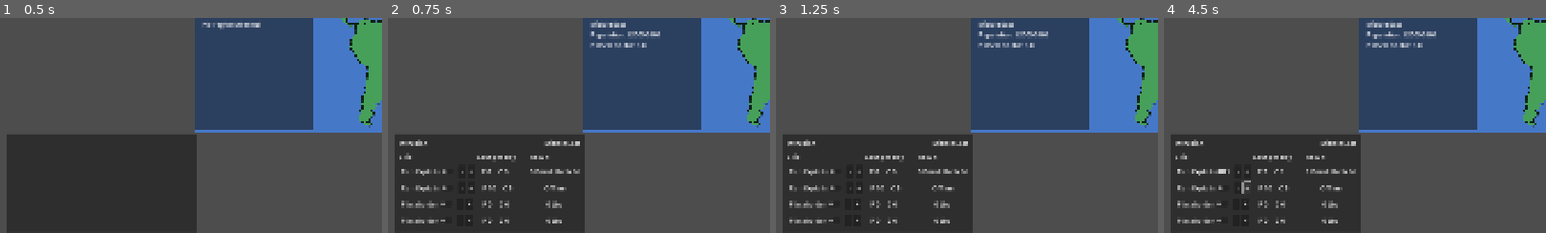
Above: before the commit, frames 1-4 (left to right).
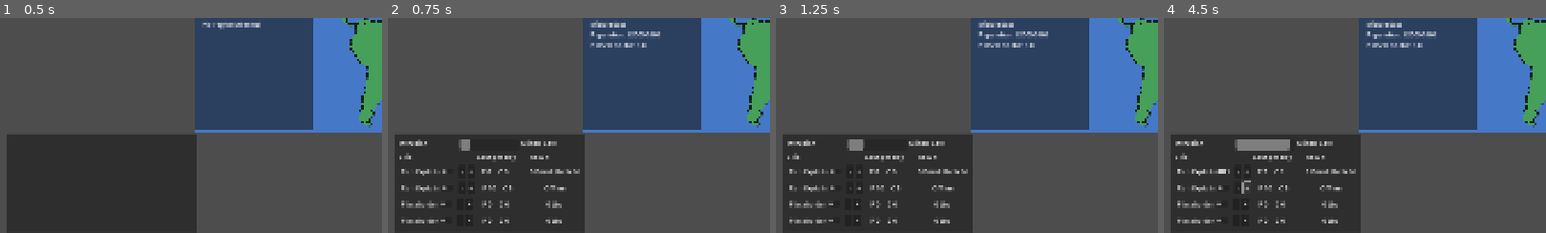
Above: after the commit, the same moments.

Repository: ChrisKnowles1987/Clippy
Game: Godot game, scene res://scenes/main.tscn
The game is run twice, just before and just after one commit, with the same random seed, the same clock (stepped at 60 frames per second) and the same inputs.
Inputs (mouse positions are % of the whole screen's width and height, from its top left):
- Up to frame 1 (0.5 s): no input
- Up to frame 2 (0.75 s): tap Enter at 0.5 s; move the mouse to (72, 45) at 0.52 s; click (72, 45) at 0.67 s
- Up to frame 3 (1.25 s): no input
- Up to frame 4 (4.5 s): click "Run Exploits" at 1.25 s; click "-" at 2 s; click "+" at 2.75 s; click "-" at 3.5 s; click "+" at 4.25 s
The pictures show only the part of the screen within x 0-50%, y 50-100%; the shares and areas given below are measured in that part.

Frame 1 is identical in both runs. In frame 2, 0.4% of the frame differs, in the area x 18-51%, y 56-62%; in frame 3, 0.5%; in frame 4, 1.1%.

Commit message:
add clock and progress bar to intrusion pannel

Diff:
--- a/scenes/main.tscn
+++ b/scenes/main.tscn
@@ -5,10 +5,10 @@
 [ext_resource type="Texture2D" uid="uid://cx5kw60po51el" path="res://assets/maps/clippy_world_region_borders_only.png" id="2_jyhfs"]
 [ext_resource type="Texture2D" uid="uid://svijuua5rs6w" path="res://assets/maps/clippy_world_region_id_map.png" id="3_tbgi4"]
 [ext_resource type="Script" uid="uid://d2urhygerw064" path="res://scripts/region_panel.gd" id="4_jyhfs"]
-[ext_resource type="Script" uid="uid://cs4yuxbiyfqgd" path="res://scenes/game_clock.gd" id="5_85g3d"]
-[ext_resource type="Script" uid="uid://bwwjkuldb6ob3" path="res://scenes/global_resource_manager.gd" id="6_choun"]
-[ext_resource type="Script" uid="uid://3x2p5s26n4tg" path="res://global_resource_panel.gd" id="6_tefeu"]
-[ext_resource type="Script" uid="uid://wt4h05hlh6px" path="res://scenes/region_manager.gd" id="6_ya4ey"]
+[ext_resource type="Script" uid="uid://cs4yuxbiyfqgd" path="res://scripts/game_clock.gd" id="5_85g3d"]
+[ext_resource type="Script" uid="uid://bwwjkuldb6ob3" path="res://scripts/global_resource_manager.gd" id="6_choun"]
+[ext_resource type="Script" uid="uid://3x2p5s26n4tg" path="res://scripts/global_resource_panel.gd" id="6_tefeu"]
+[ext_resource type="Script" uid="uid://wt4h05hlh6px" path="res://scripts/region_manager.gd" id="6_ya4ey"]
 [ext_resource type="Script" uid="uid://dnvulp6dsql5s" path="res://scripts/intrusion_skill_pannel_container.gd" id="7_o6xl0"]
 
 [sub_resource type="LabelSettings" id="LabelSettings_o6xl0"]
@@ -196,14 +196,20 @@
 [node name="Label" type="Label" parent="CanvasLayer/BottomSkillPannel/Control/MarginContainer/IntrusionSkillPannelContainer/TitleRowContainer"]
 custom_minimum_size = Vector2(0, 30)
 layout_mode = 2
-size_flags_horizontal = 2
+size_flags_horizontal = 3
 size_flags_vertical = 1
 text = "Intrusion"
 
+[node name="IntrusionSkillPannelDayProgressBar" type="ProgressBar" parent="CanvasLayer/BottomSkillPannel/Control/MarginContainer/IntrusionSkillPannelContainer/TitleRowContainer"]
+custom_minimum_size = Vector2(0, 30)
+layout_mode = 2
+size_flags_horizontal = 3
+show_percentage = false
+
 [node name="IntrusionSkillPannelRegionNameLabel" type="Label" parent="CanvasLayer/BottomSkillPannel/Control/MarginContainer/IntrusionSkillPannelContainer/TitleRowContainer"]
 custom_minimum_size = Vector2(0, 30)
 layout_mode = 2
-size_flags_horizontal = 10
+size_flags_horizontal = 3
 size_flags_vertical = 1
 text = "Region selected"
 
--- a/scenes/game_clock.gd
+++ b/scripts/game_clock.gd
@@ -10,6 +10,7 @@
 	initialize_game_date()
 	game_day_timer.timeout.connect(_on_game_day_timer_timeout)
 
+
 func initialize_game_date() -> void:
 	current_date = Time.get_date_dict_from_system()
 
@@ -21,3 +22,9 @@
 	var unix_time := Time.get_unix_time_from_datetime_dict(current_date)
 	unix_time += 86400
 	current_date = Time.get_datetime_dict_from_unix_time(unix_time)
+#get a timerstaamp for progress bar updates,  this is called in main on process() every frame
+func get_day_progress_percent() -> float:
+	if game_day_timer.wait_time <= 0:
+		return 0.0
+
+	return ((game_day_timer.wait_time - game_day_timer.time_left) / game_day_timer.wait_time) * 100.0
--- a/scripts/intrusion_skill_pannel_container.gd
+++ b/scripts/intrusion_skill_pannel_container.gd
@@ -1,5 +1,7 @@
 extends Control
 @onready var run_exploit_region_label = $TitleRowContainer/IntrusionSkillPannelRegionNameLabel
+
+@onready var day_progress_bar: ProgressBar = $TitleRowContainer/IntrusionSkillPannelDayProgressBar
 
 @onready var run_exploit_check_button = $SkillTableContainer/RunExploitRow/RunExploitButtonContainer/CheckButton
 @onready var run_exploit_plus_button = $SkillTableContainer/RunExploitRow/RunExploitButtonContainer/PlusButton
@@ -9,7 +11,7 @@
 @onready var run_exploit_compute_cost_label = $SkillTableContainer/RunExploitRow/RunExploitCostContainer/ComputeCostLabel
 @onready var run_exploit_pwn_output_value = $SkillTableContainer/RunExploitRow/RunExploitOutputContainer/RunExploitPwnOutputValue
 
-# scripts/intrusion_skill_pannel_container.gd
+
 @onready var global_resource_manager = get_node("/root/Node2D/GlobalResourceManager")
 
 
@@ -29,7 +31,8 @@
 	visible = true
 	refresh_ui()
 
-
+func update_day_progress(progress_percent: float) -> void:
+	day_progress_bar.value = progress_percent
 
 func refresh_ui() -> void:
 	if selected_region_data == null:
--- a/scripts/main.gd
+++ b/scripts/main.gd
@@ -20,6 +20,11 @@
 
 	update_date_ui(game_clock.current_date)
 	update_global_resource_ui()
+
+func _process(_delta: float) -> void:
+	var day_progress = game_clock.get_day_progress_percent()
+	intrusion_panel.update_day_progress(day_progress)
+	intrusion_panel.refresh_ui()
 
 func _on_day_passed(current_date: Dictionary) -> void:
 	update_date_ui(current_date)
Renamed: scenes/game_clock.gd.uid -> scripts/game_clock.gd.uid
Renamed: scenes/global_resource_manager.gd -> scripts/global_resource_manager.gd
Renamed: scenes/global_resource_manager.gd.uid -> scripts/global_resource_manager.gd.uid
Renamed: global_resource_panel.gd -> scripts/global_resource_panel.gd
Renamed: global_resource_panel.gd.uid -> scripts/global_resource_panel.gd.uid
Renamed: scenes/region_manager.gd -> scripts/region_manager.gd
Renamed: scenes/region_manager.gd.uid -> scripts/region_manager.gd.uid
